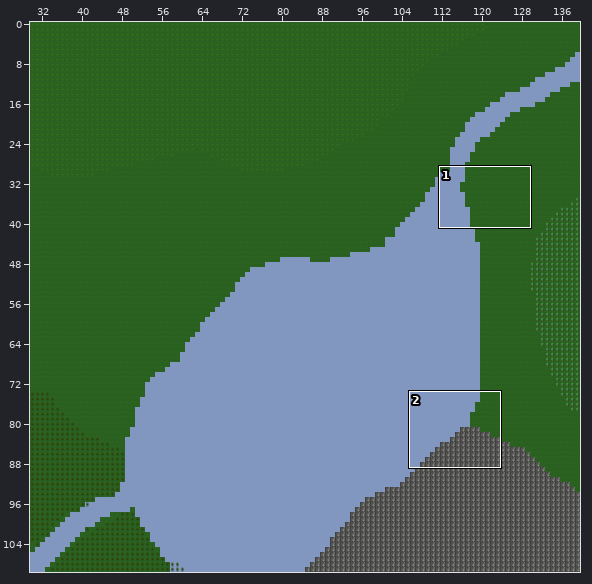
Two versions of a level (Tiled map, maps/00-02-04-50-00.tmx). The first picture is a wide view before the edit; the outline marks the close-up.
Close-up. The starting point:
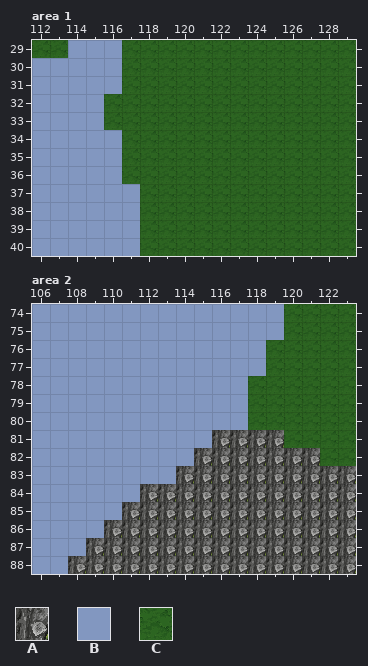
Cells are 32x32 px. Shown: area 1 x 112..129, y 29..40; area 2 x 106..123, y 74..88. The commit also changed other parts of the map, which this record leaves out. Not drawn, because the pictures are missing: unchanged layer "Collision".
Key: from "cartography_set": A 12, B 24, C 35.
_ is an empty cell.
Layers that did not change in this view are not listed.
Layer "Ground1" before, area 1, first column x 112:
29 CCBBBCCCCCCCCCCCCC
30 BBBBBCCCCCCCCCCCCC
31 BBBBBCCCCCCCCCCCCC
32 BBBBCCCCCCCCCCCCCC
33 BBBBCCCCCCCCCCCCCC
34 BBBBBCCCCCCCCCCCCC
35 BBBBBCCCCCCCCCCCCC
36 BBBBBCCCCCCCCCCCCC
37 BBBBBBCCCCCCCCCCCC
38 BBBBBBCCCCCCCCCCCC
39 BBBBBBCCCCCCCCCCCC
40 BBBBBBCCCCCCCCCCCC
Layer "Ground1" before, area 2, first column x 106:
74 BBBBBBBBBBBBBBCCCC
75 BBBBBBBBBBBBBBCCCC
76 BBBBBBBBBBBBBCCCCC
77 BBBBBBBBBBBBBCCCCC
78 BBBBBBBBBBBBCCCCCC
79 BBBBBBBBBBBBCCCCCC
80 BBBBBBBBBBBBCCCCCC
81 BBBBBBBBBBAAAACCCC
82 BBBBBBBBBAAAAAAACC
83 BBBBBBBBAAAAAAAAAA
84 BBBBBBAAAAAAAAAAAA
85 BBBBBAAAAAAAAAAAAA
86 BBBBAAAAAAAAAAAAAA
87 BBBAAAAAAAAAAAAAAA
88 BBAAAAAAAAAAAAAAAA
After the commit:
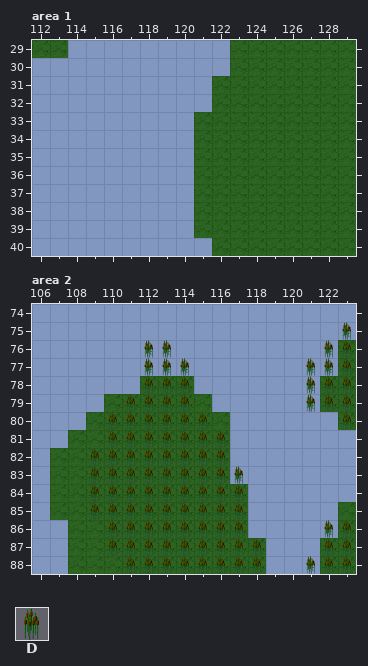
Further tiles: from "cartography_set": D 22.
From old to new:
Layer "Ground1", area 1:
Tile C becomes tile B in rows 29 to 30 at x 117 to 122; in row 31 at x 117 to 121; in row 32 at x 116 to 121; in row 33 at x 116 to 120; in rows 34 to 36 at x 117 to 120; in rows 37 to 39 at x 118 to 120.
Tile C becomes tile B in row 40 at x 118 to 121.
Layer "Ground1", area 2:
Tile A becomes tile B in row 81 at x 117 to 119; in row 82 at x 117 to 121; in row 83 at x 117 to 123; in row 84 at x 118 to 123; in rows 85 to 86 at x 118 to 122; in rows 87 to 88 at x 119 to 121.
Tile C becomes tile B in rows 74 to 75 at x 120 to 123; in rows 76 to 77 at x 119 to 122; in rows 78 to 79 at x 118 to 121; in row 80 at x 118 to 122; in row 81 at x 120 to 123; in row 82 at x 122 to 123.
Tile A becomes tile C in row 81 at x 116; in row 82 at x 115 to 116; in row 83 at x 114 to 116; in row 84 at x 112 to 117; in row 85 at x 111 to 117 and 123; in row 86 at x 110 to 117 and 123.
Tile A becomes tile C in row 87 at x 109 to 118 and 122 to 123; in row 88 at x 108 to 118 and 122 to 123.
Tile B becomes tile C in row 78 at x 112 to 114; in row 79 at x 110 to 115; in row 80 at x 109 to 116; in row 81 at x 108 to 115; in row 82 at x 107 to 114; in row 83 at x 107 to 113.
Tile B becomes tile C in row 84 at x 107 to 111; in row 85 at x 107 to 110; in row 86 at x 108 to 109; in row 87 at x 108.
Layer "Ground2", area 2:
The author put tile D in row 75 at x 123; in row 76 at x 112 to 113 and 122 to 123; in rows 77 to 78 at x 112 to 114 and 121 to 123; in row 79 at x 111 to 114 and 121 to 123; in row 80 at x 110 to 115 and 123; in row 81 at x 110 to 116.
The author put tile D in row 82 at x 109 to 116; in rows 83 to 85 at x 109 to 117; in row 86 at x 110 to 117 and 122 to 123; in row 87 at x 110 to 118 and 122 to 123; in row 88 at x 111 to 118 and 121 to 123.
Boxes around the changes in both close-ups, in picture pixels (x1, y1, x2, y2):
changed: (104, 40, 230, 256)
changed: (50, 304, 356, 574)
